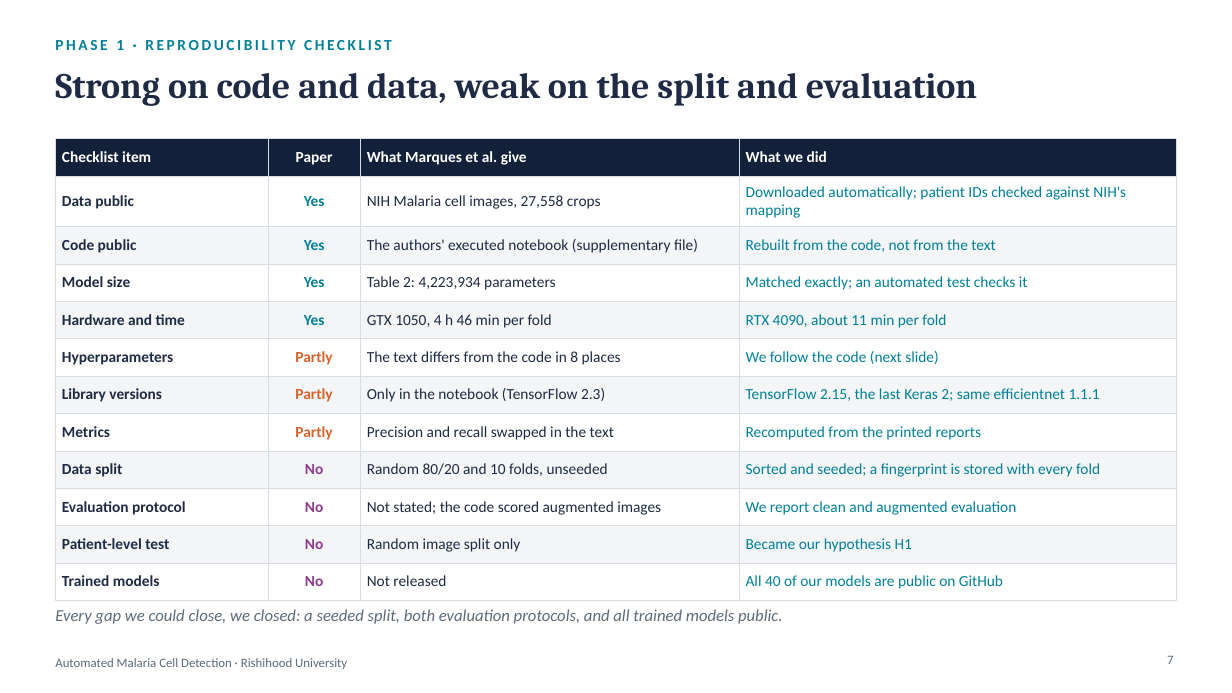
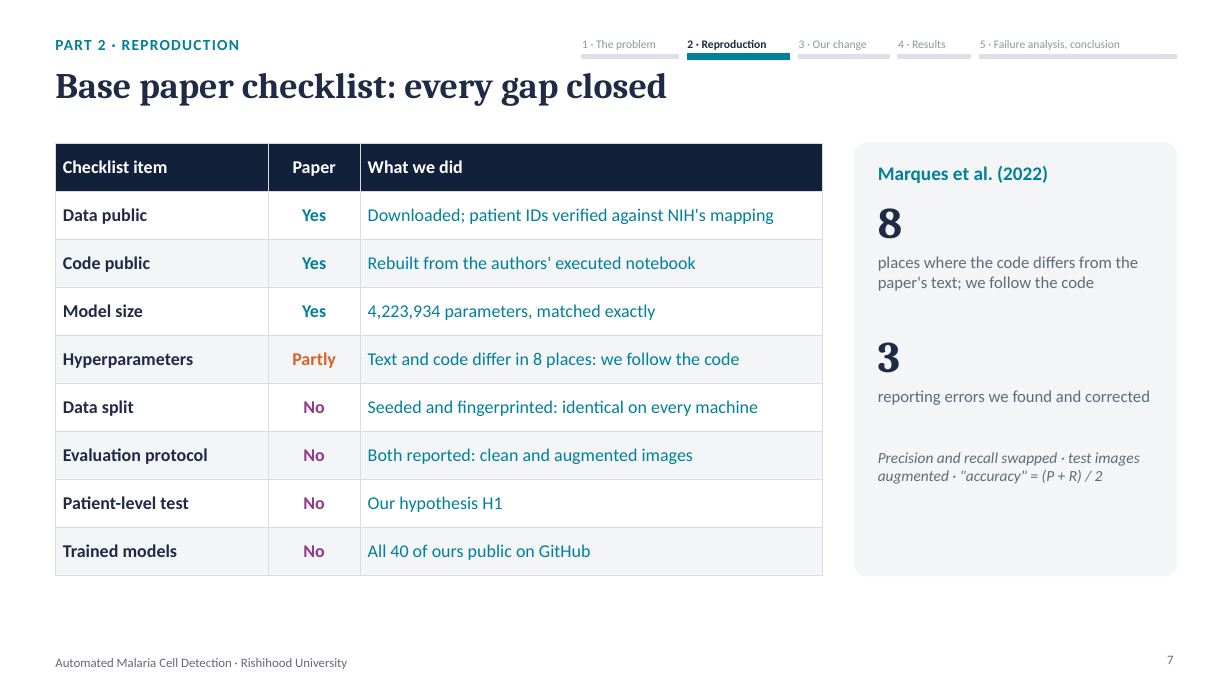
Before and after one commit to amathziah/malaria-detection, a slide deck: slide 7 of slides/Malaria_Phase3_Final.pptx. Drawn at 1232x693 pixels with LibreOffice and Linux fonts; fonts in the diff are those of the drawing. Boxes give left, top, right and bottom in pixels: in the first picture for what was removed or moved away, otherwise in the second. Text is boxed around its words. In the diff, an @@ line names an element or a change of style, - is before the commit and + after.

Commit message:
Deck: 17 slides in five parts, with a part tracker and a visual roadmap
Opening, then the brief's steps as five parts (problem, reproduction, our change, results, failure analysis and conclusion), each a PowerPoint section. The roadmap is a journey with a headline number per part. New failure-analysis figure from src/deck_figures.py: A1's errors per held-out patient.

```diff
--- a/slides/Malaria_Phase3_Final.pptx
+++ b/slides/Malaria_Phase3_Final.pptx
@@ text at (55, 40, 239, 50): text changed @@
-PHASE 1 · REPRODUCIBILITY CHECKLIST
+PART 2 · REPRODUCTION
@@ text added at (582, 40, 656, 50), 9 pt, text #8C96A3 @@
+1 · The problem
@@ rectangle added at (582, 55, 678, 58), fill #DDE1E6, outline #DDE1E6 1 pt @@
@@ text added at (687, 40, 767, 50), 9 pt, text #1F2A44, bold @@
+2 · Reproduction
@@ rectangle added at (688, 54, 789, 59), fill #00809A, outline #00809A 1 pt @@
@@ text added at (799, 40, 867, 50), 9 pt, text #8C96A3 @@
+3 · Our change
@@ rectangle added at (799, 55, 889, 58), fill #DDE1E6, outline #DDE1E6 1 pt @@
@@ text added at (898, 40, 945, 48), 9 pt, text #8C96A3 @@
+4 · Results
@@ rectangle added at (898, 55, 970, 58), fill #DDE1E6, outline #DDE1E6 1 pt @@
@@ text added at (980, 40, 1120, 50), 9 pt, text #8C96A3 @@
+5 · Failure analysis, conclusion
@@ rectangle added at (980, 55, 1177, 58), fill #DDE1E6, outline #DDE1E6 1 pt @@
@@ title at (55, 73, 667, 106): text changed @@
-Strong on code and data, weak on the split and evaluation
+Base paper checklist: every gap closed
@@ table at (55, 143, 823, 564) @@
-Checklist item | Paper | What Marques et al. give | What we did
-Data public | Yes | NIH Malaria cell images, 27,558 crops | Downloaded automatically; patient IDs checked against NIH's mapping
-Code public | Yes | The authors' executed notebook (supplementary file) | Rebuilt from the code, not from the text
-Model size | Yes | Table 2: 4,223,934 parameters | Matched exactly; an automated test checks it
-Hardware and time | Yes | GTX 1050, 4 h 46 min per fold | RTX 4090, about 11 min per fold
-Hyperparameters | Partly | The text differs from the code in 8 places | We follow the code (next slide)
-Library versions | Partly | Only in the notebook (TensorFlow 2.3) | TensorFlow 2.15, the last Keras 2; same efficientnet 1.1.1
-Metrics | Partly | Precision and recall swapped in the text | Recomputed from the printed reports
-Data split | No | Random 80/20 and 10 folds, unseeded | Sorted and seeded; a fingerprint is stored with every fold
-Evaluation protocol | No | Not stated; the code scored augmented images | We report clean and augmented evaluation
-Patient-level test | No | Random image split only | Became our hypothesis H1
-Trained models | No | Not released | All 40 of our models are public on GitHub
+Checklist item | Paper | What we did
+Data public | Yes | Downloaded; patient IDs verified against NIH's mapping
+Code public | Yes | Rebuilt from the authors' executed notebook
+Model size | Yes | 4,223,934 parameters, matched exactly
+Hyperparameters | Partly | Text and code differ in 8 places: we follow the code
+Data split | No | Seeded and fingerprinted: identical on every machine
+Evaluation protocol | No | Both reported: clean and augmented images
+Patient-level test | No | Our hypothesis H1
+Trained models | No | All 40 of ours public on GitHub
@@ table: place and size @@
-table at (55, 139, 1177, 593)
+table at (55, 143, 823, 564)
@@ rounded rectangle added at (855, 143, 1177, 576), fill #F3F5F7, outline #F3F5F7 1 pt @@
@@ text added at (878, 166, 1048, 183), 15 pt, text #00809A, bold @@
+Marques et al. (2022)
@@ text added at (878, 208, 902, 239), 34 pt, text #1F2A44, bold @@
+8
@@ text added at (878, 256, 1139, 291), 13 pt, text #5F6B7A @@
+places where the code differs from the paper's text; we follow the code
@@ text added at (878, 342, 900, 373), 34 pt, text #1F2A44, bold @@
+3
@@ text added at (878, 390, 1150, 405), 13 pt, text #5F6B7A @@
+reporting errors we found and corrected
@@ text added at (878, 452, 1140, 484), 12 pt, text #5F6B7A, italic @@
+Precision and recall swapped · test images augmented · "accuracy" = (P + R) / 2
@@ text removed at (55, 609, 782, 624) @@
-Every gap we could close, we closed: a seeded split, both evaluation protocols, and all trained models public.
```
Also in this commit, not shown: 7 other slides changed, 10 slides added, 19 slides removed, 7 other files.
